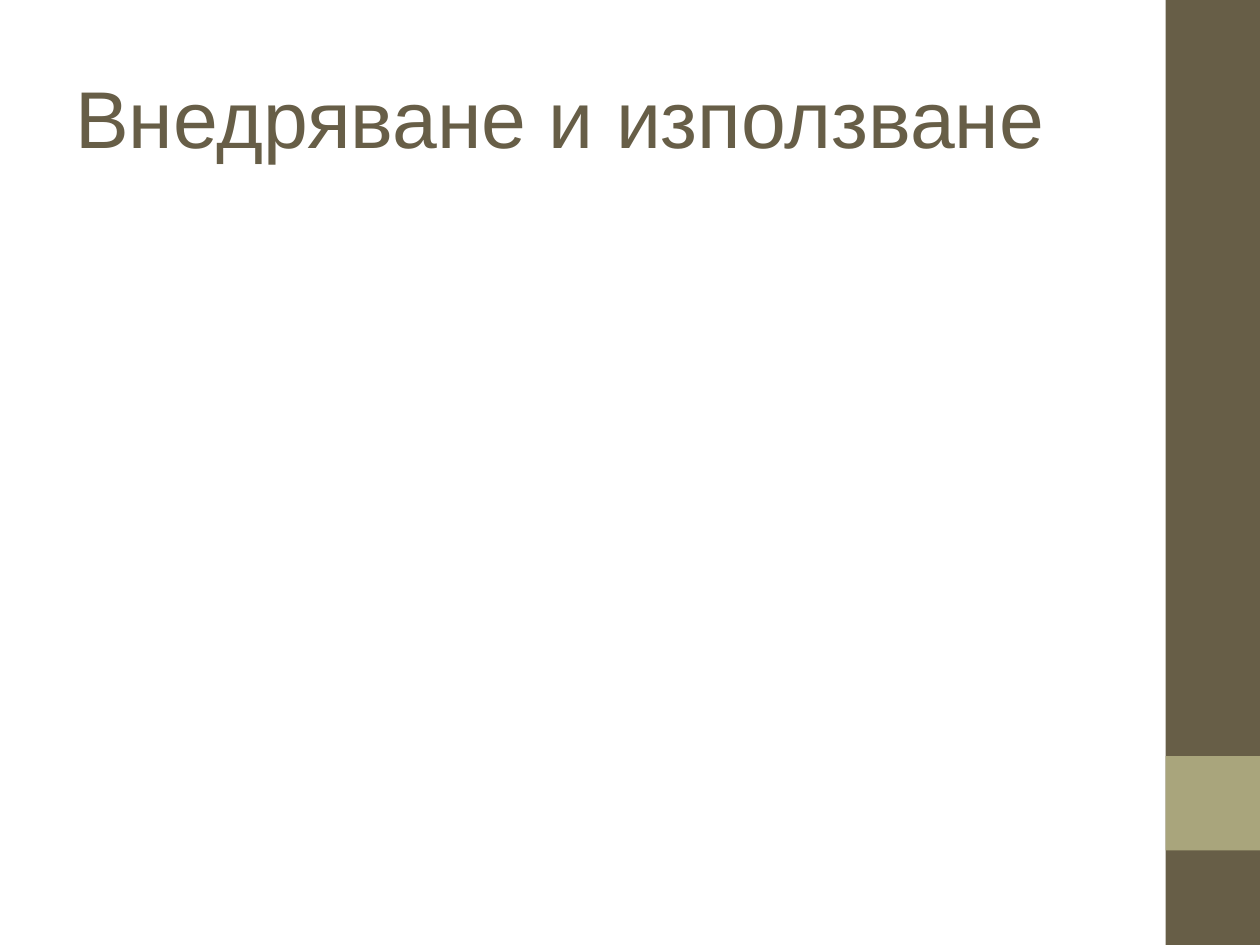
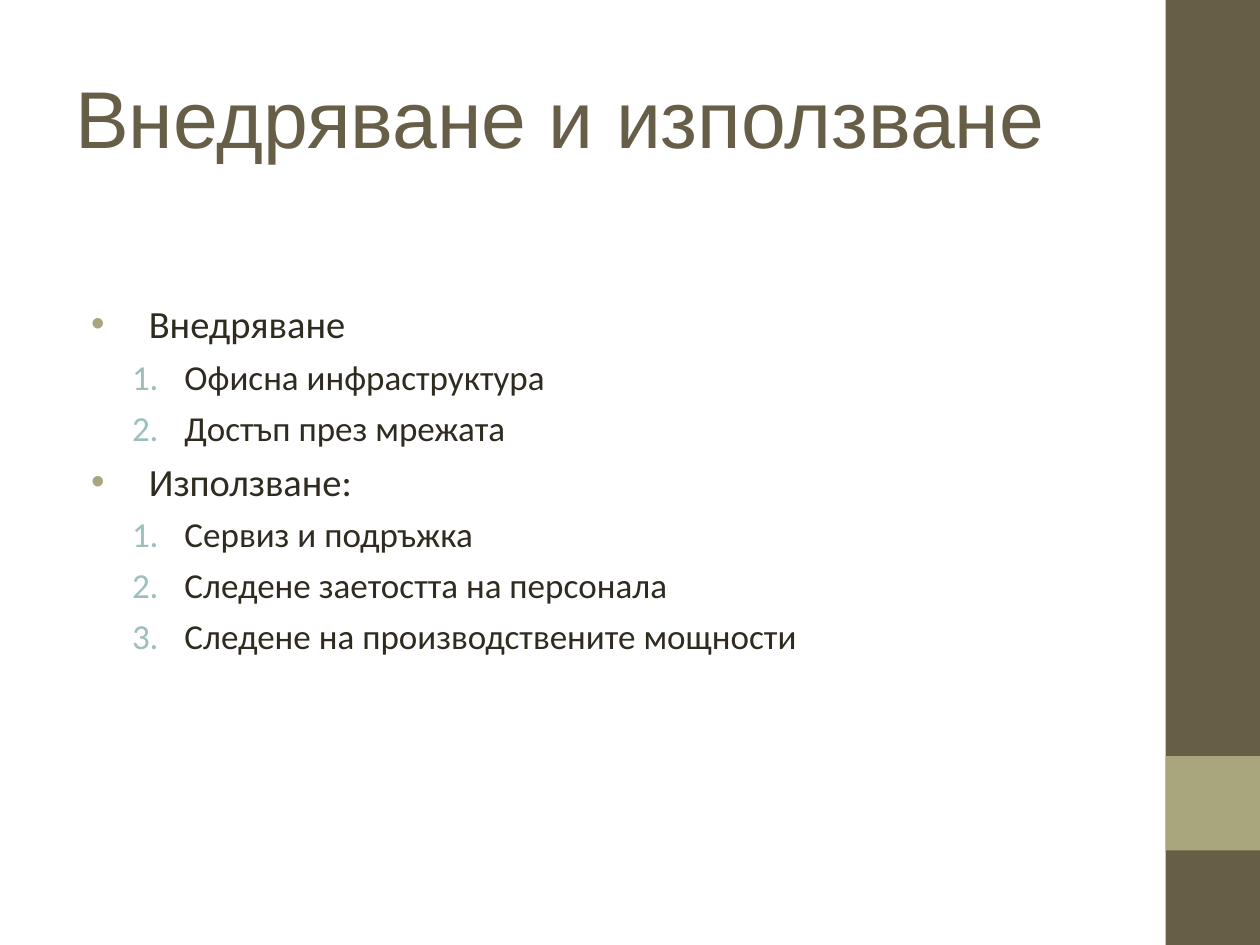
Before and after one commit to parbov/BSc_Dipl, a slide deck: slide 16 of documentation/presentation_Petko.ppt (slide 14 before the commit). Drawn at 1260x945 pixels with LibreOffice and Linux fonts; fonts in the diff are those of the drawing; background and template pictures are left out. Boxes give left, top, right and bottom in pixels: in the first picture for what was removed or moved away, otherwise in the second. Text is boxed around its words. In the diff, an @@ line names an element or a change of style, - is before the commit and + after.

```diff
--- a/documentation/presentation_Petko.ppt
+++ b/documentation/presentation_Petko.ppt
@@ text added at [149,313,797,655], 20 pt, text #2F2B20 @@
+• Внедряване
+  1. Офисна инфраструктура
+  2. Достъп през мрежата
+• Използване:
+  1. Сервиз и подръжка
+  2. Следене заетостта на персонала
+  3. Следене на производствените мощности
```
Also in this commit, not shown: 5 other slides changed, 7 slides added, 5 slides removed.
